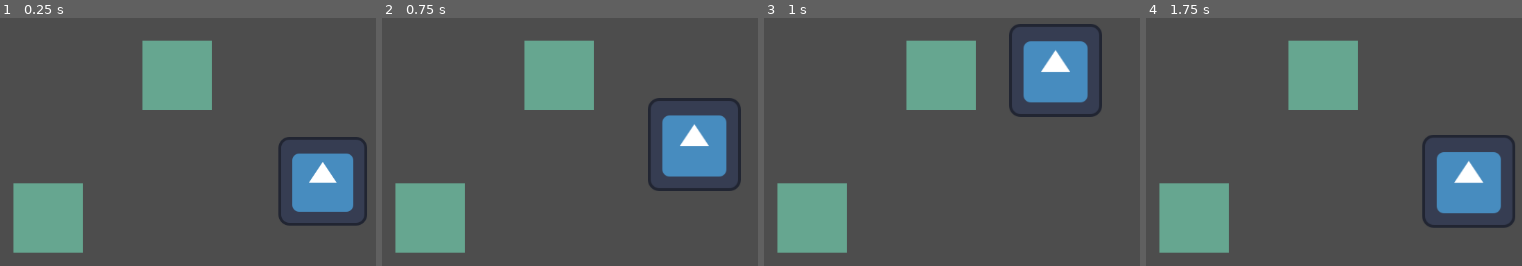
Above: before the commit, frames 1-4 (left to right).
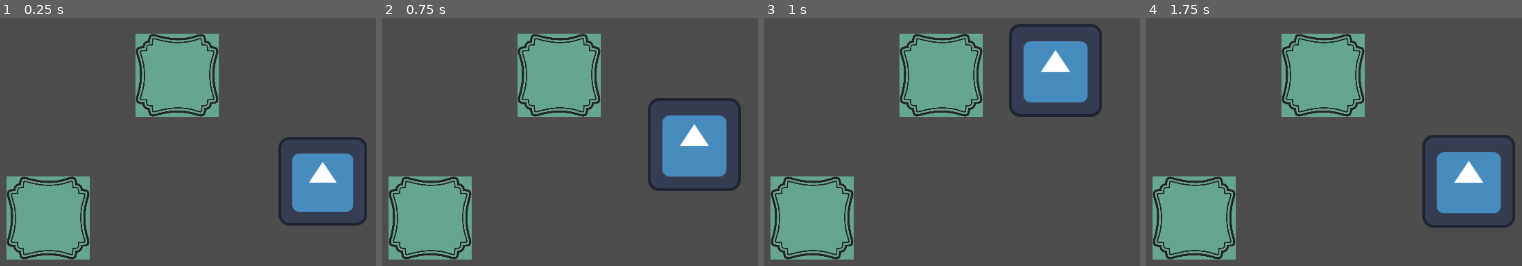
Above: after the commit, the same moments.

Repository: ManonMarchand/scientific-game-jam-25
Game: Godot game, scene res://panel/diagram_panel.tscn
Same seed, same stepped clock (60 frames per second), same inputs: the game is played once before the commit and once after it. This scene is started directly instead of the project's main scene. The engine's default icon, where the game draws it, is replaced by a stand-in: a white triangle on a blue panel in a dark square.
Inputs (mouse positions are in pixels of both pictures, inside the frame that each line leads up to):
- Up to frame 1 (0.25 s): no input
- Up to frame 2 (0.75 s): tap Enter at 0.5 s; drag from (705, 181) to (675, 70) at 0.52 s
- Up to frame 3 (1 s): no input
- Up to frame 4 (1.75 s): drag from (1198, 191) to (1469, 181) at 1.27 s

The runs differ from the first frame. In frame 1, 5.4% of the frame differs, in the area x 1-59%, y 6-98%; in frame 2, 5.4%; in frame 3, 5.4%; in frame 4, 5.4%.

Commit message:
fix: event was consumed

Diff:
--- a/monkey/panel/diagram_node.gd
+++ b/monkey/panel/diagram_node.gd
@@ -3,8 +3,7 @@
 
 # Called when the node enters the scene tree for the first time.
 func _ready() -> void:
-	$ColorRect.color = Color(Color.AQUAMARINE, 0.5)
-
+	$ColorRect.modulate = Color(Color.AQUAMARINE, 0.5)
 
 # Called every frame. 'delta' is the elapsed time since the previous frame.
 func _process(delta: float) -> void:
--- a/monkey/panel/diagram_node.tscn
+++ b/monkey/panel/diagram_node.tscn
@@ -1,6 +1,7 @@
-[gd_scene load_steps=3 format=3 uid="uid://xj4y42plc61i"]
+[gd_scene load_steps=4 format=3 uid="uid://xj4y42plc61i"]
 
 [ext_resource type="Script" path="res://panel/diagram_node.gd" id="1_m4sxd"]
+[ext_resource type="Texture2D" uid="uid://b5deocrr6uyjo" path="res://assets/diagram_panel/portait_place.png" id="2_rcg3s"]
 
 [sub_resource type="RectangleShape2D" id="RectangleShape2D_3qel4"]
 size = Vector2(99, 100)
@@ -11,8 +12,6 @@
 [node name="CollisionShape2D" type="CollisionShape2D" parent="."]
 shape = SubResource("RectangleShape2D_3qel4")
 
-[node name="ColorRect" type="ColorRect" parent="."]
-offset_left = -50.0
-offset_top = -50.0
-offset_right = 50.0
-offset_bottom = 50.0
+[node name="ColorRect" type="Sprite2D" parent="."]
+scale = Vector2(0.15, 0.15)
+texture = ExtResource("2_rcg3s")
Binary file added: monkey/assets/diagram_panel/portait_place.png
Not shown, added: monkey/assets/diagram_panel/portait_place.png.import
